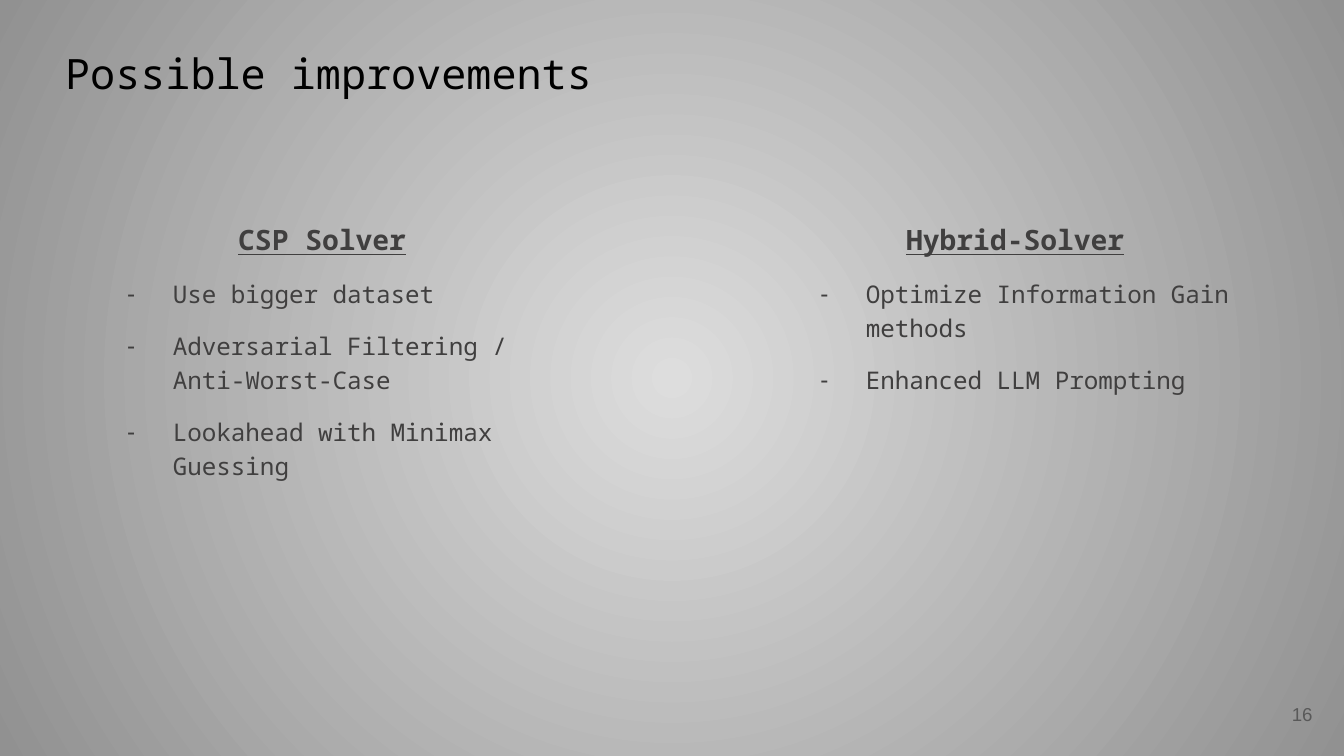
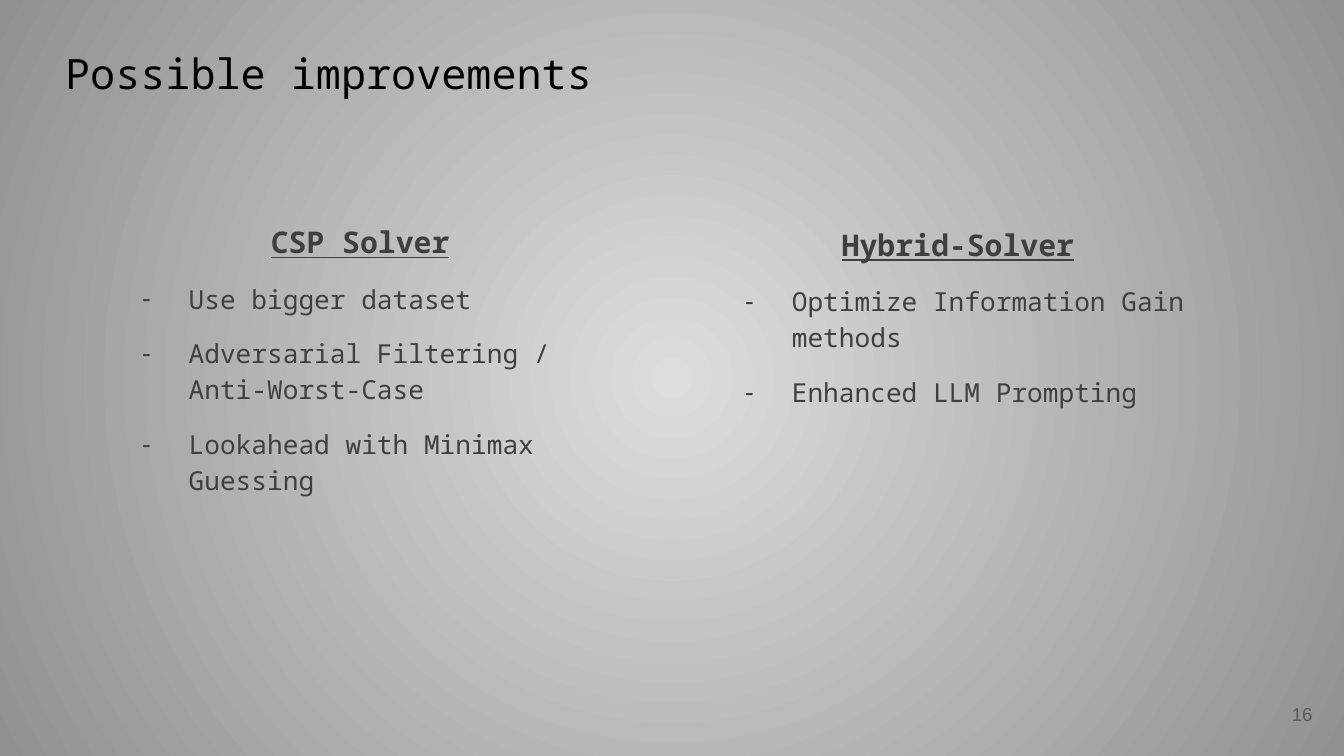
Before and after one commit to ousticrame/Quoridor, a slide deck: slide 16 of CSP-Wordle-Solver/slides/Slides - CSP Wordle Solver.pptx. Drawn at 1344x756 pixels with LibreOffice and Linux fonts; fonts in the diff are those of the drawing. Boxes give left, top, right and bottom in pixels: in the first picture for what was removed or moved away, otherwise in the second. Text is boxed around its words. In the diff, an @@ line names an element or a change of style, - is before the commit and + after.

```diff
--- a/CSP-Wordle-Solver/slides/Slides - CSP Wordle Solver.pptx
+++ b/CSP-Wordle-Solver/slides/Slides - CSP Wordle Solver.pptx
@@ text "CSP Solver": place and size @@
-text "CSP Solver" at <box>173,229,493,481</box>
+text "CSP Solver" at <box>189,230,534,496</box>
@@ text "CSP Solver" at <box>189,230,534,496</box>: size 15 to 16 pt in "CSP Solver"; size 13 to 14 pt in "Use bigger dataset", "Adversarial Filtering / Anti-Worst-Case", "Lookahead with Minimax Guessing"; indent changed @@
@@ text "Hybrid-Solver": place and size @@
-text "Hybrid-Solver" at <box>866,228,1229,395</box>
+text "Hybrid-Solver" at <box>792,233,1184,409</box>
@@ text "Hybrid-Solver" at <box>792,233,1184,409</box>: size 15 to 16 pt in "Hybrid-Solver"; size 13 to 14 pt in "Optimize Information Gain methods", "Enhanced LLM Prompting"; indent changed @@
```
Also in this commit, not shown: 7 other slides changed, 3 other files.
